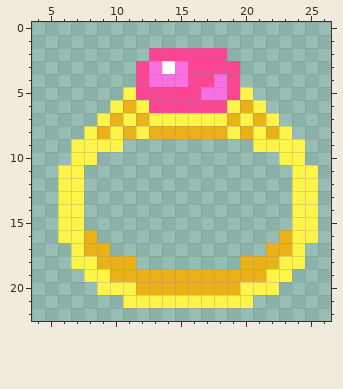
Pixel-art sprite, stored at packages/nouns-img-permutator/assets/layer-3/head-ring.png. The picture above is the old version.
The file is 32x32 pixels. Shown: x 4..26, y 0..22.
The result:
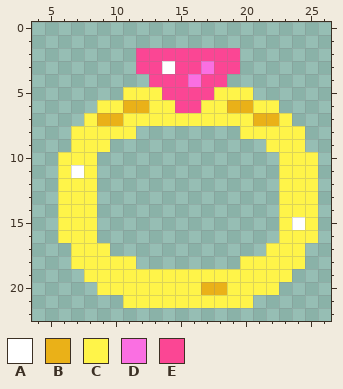
Palette (. is transparent): A #ffffff  B #eab118  C #fff449  D #fa6fe2  E #fb4694
The edit:
@@ x 4..26 @@
  1 .......................
- 2 .........EEEEEE........
- 3 ........EDADEEEE.......
- 4 ........EDDDEEDE.......
- 5 .......CEEEEEDDEC......
- 6 ......CBCEEEEEECBC.....
- 7 .....CBCBCCCCCCBCBC....
- 8 ....CBCBCBBBBBBCBCBC...
- 9 ...CCCC..........CCCC..
-10 ...CC..............CC..
-11 ..CC................CC.
-12 ..CC................CC.
-13 ..CC................CC.
-14 ..CC................CC.
-15 ..CC................CC.
-16 ..CCB..............BCC.
-17 ...CBB............BBC..
-18 ...CCBBB........BBBCC..
-19 ....CCBBBBBBBBBBBBCC...
-20 .....CCCBBBBBBBBCCC....
+ 2 ........EEEEEEEE.......
+ 3 ........EEAEEDEE.......
+ 4 .........EEEDEE........
+ 5 .......CCCEEEECCC......
+ 6 .....CCBBCCEECCBBCC....
+ 7 ....CBBCCCCCCCCCCBBC...
+ 8 ...CCCCC........CCCCC..
+ 9 ...CCC............CCC..
+10 ..CCC..............CCC.
+11 ..CAC..............CCC.
+12 ..CCC..............CCC.
+13 ..CCC..............CCC.
+14 ..CCC..............CCC.
+15 ..CCC..............CAC.
+16 ..CCC..............CCC.
+17 ...CCC............CCC..
+18 ...CCCCC........CCCCC..
+19 ....CCCCCCCCCCCCCCCC...
+20 .....CCCCCCCCBBCCCC....
 21 .......CCCCCCCCCC......
Boxes around the changes in both pictures, in picture pixels (x1, y1, x2, y2):
changed: (58, 48, 318, 295)
